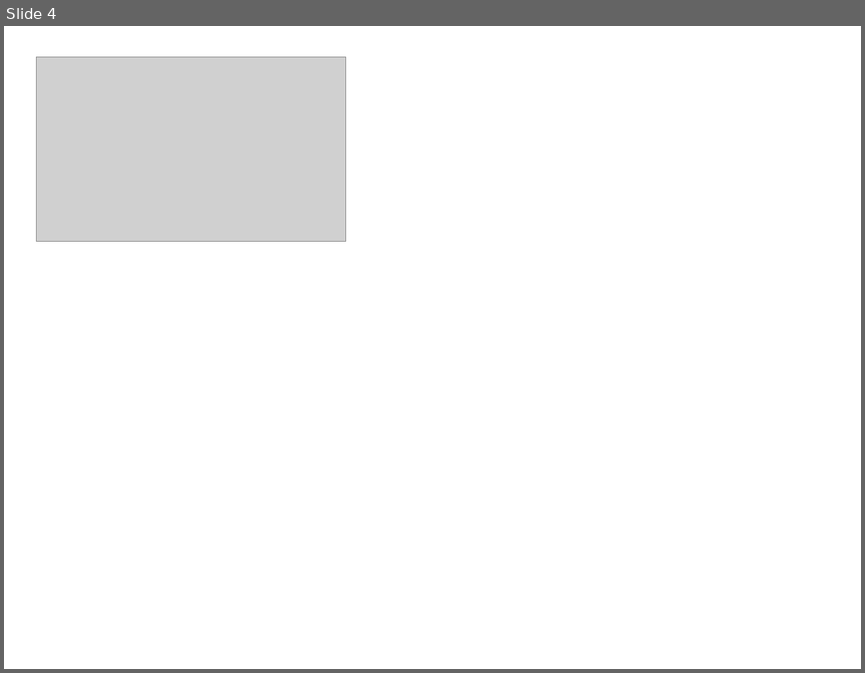
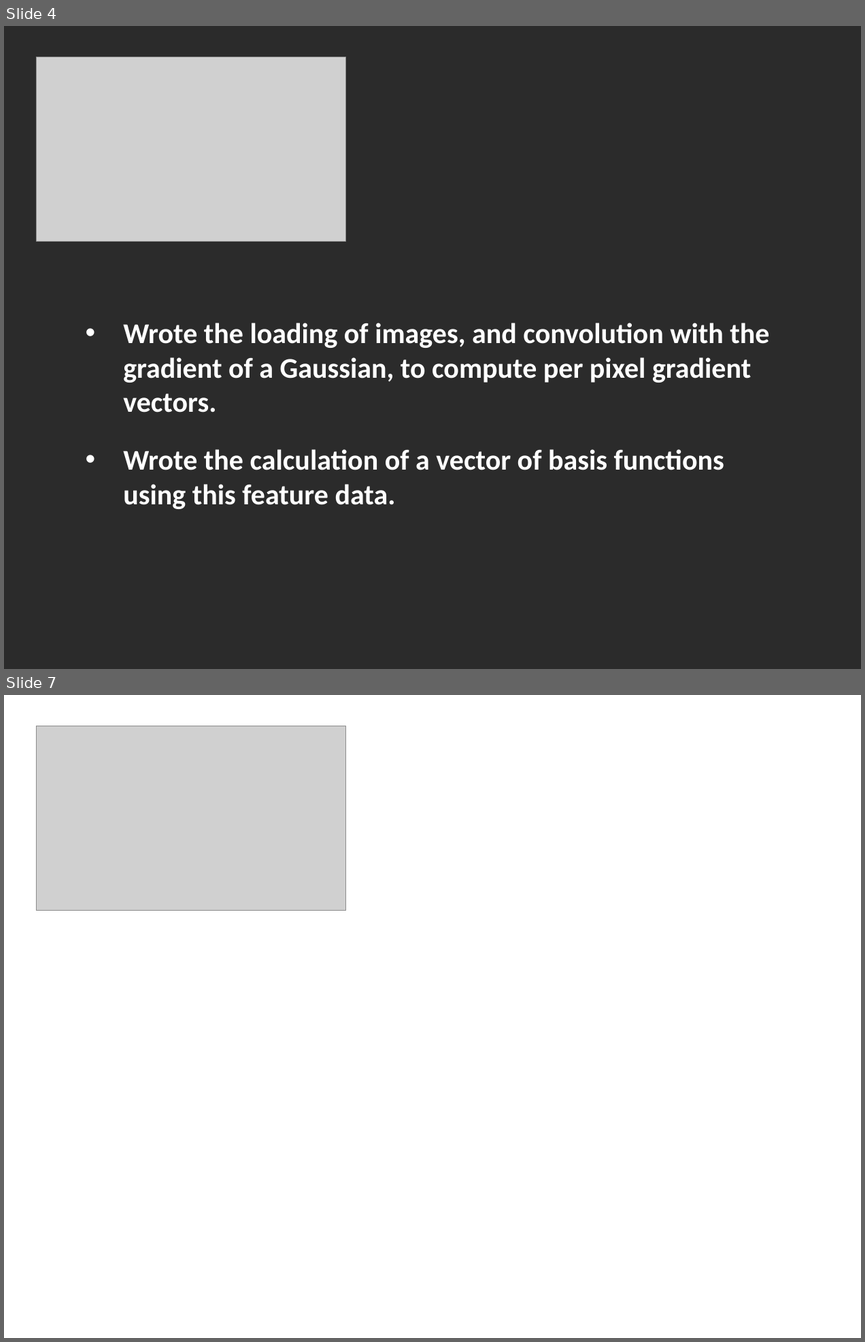
Before and after one commit to exitmouse/drfcsharp, a slide deck: Milestone Presentation/denton_selover_slide.ppt. Shown one above the other, each under a label of ours: slide 4 before the commit, slides 4 and 7 after it; the slides between them are not shown. The pictures are 865x673 and 865x1342 pixels, drawn with LibreOffice and Linux fonts; fonts in the diff are those of the drawing; grey boxes stand for pictures; background and template pictures are left out; a plain dark background stands for a picture behind light text. Boxes give left, top, right and bottom in pixels: in the first picture for what was removed or moved away, otherwise in the second. Text is boxed around its words. In the diff, an @@ line names an element or a change of style, - is before the commit and + after.

```diff
--- a/Milestone Presentation/denton_selover_slide.ppt
+++ b/Milestone Presentation/denton_selover_slide.ppt
@@ slide 4 added at <box>4,26,861,669</box>, background picture (left out) @@
@@ picture added at <box>37,57,346,241</box> @@
@@ text added at <box>123,322,769,509</box>, 24 pt, text #FFFFFF, bold @@
+• Wrote the loading of images, and convolution with the gradient of a Gaussian, to compute per pixel gradient vectors.
+• Wrote the calculation of a vector of basis functions using this feature data.
@@ what was slide 4 is now slide 7 @@
```
Also in this commit, not shown: 3 slides changed, 3 other slides added, 9 other files.
